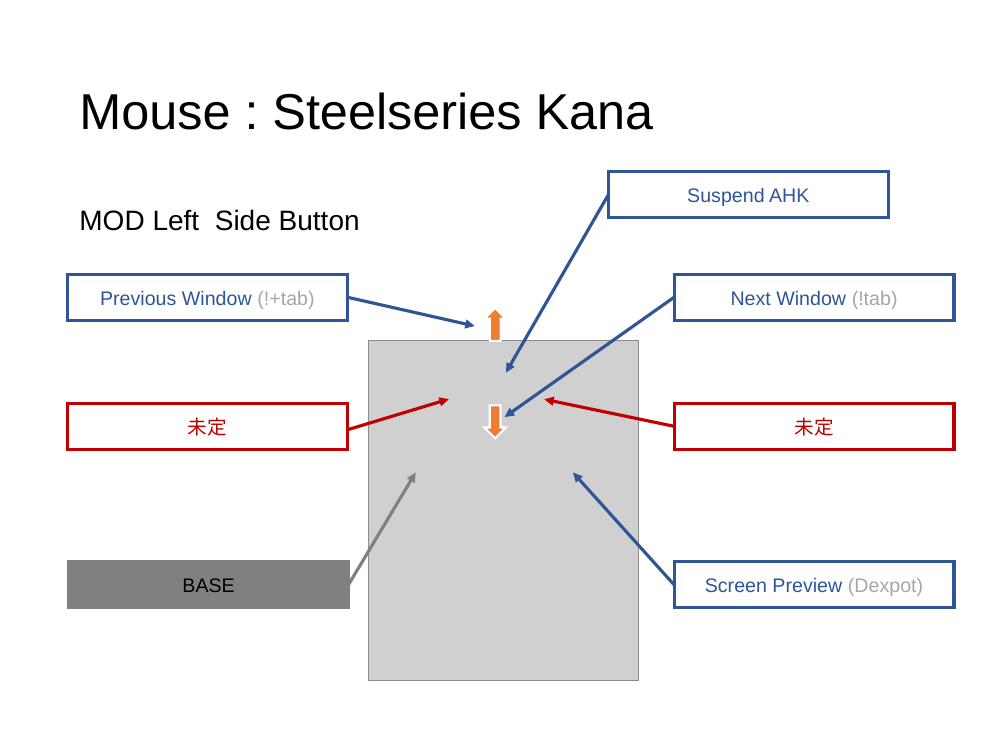
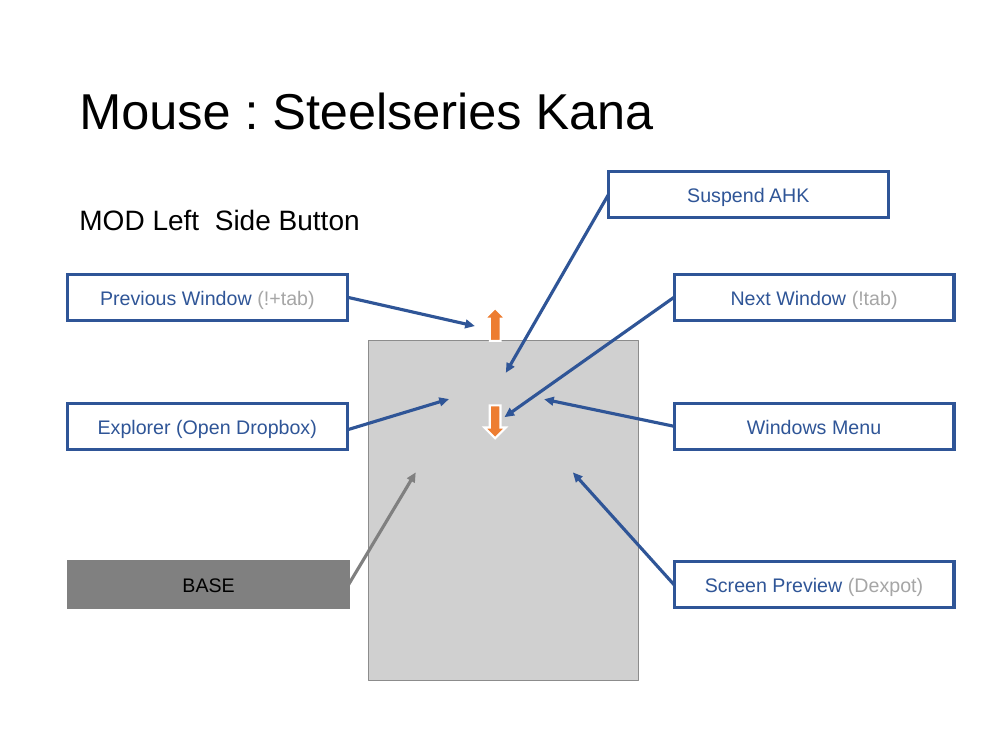
Before and after one commit to ittooo66/myAHK, a slide deck: slide 15 of MANUAL.pptx (slide 13 before the commit). Drawn at 1008x756 pixels with LibreOffice and Linux fonts; fonts in the diff are those of the drawing; grey boxes stand for pictures. Boxes give left, top, right and bottom in pixels: in the first picture for what was removed or moved away, otherwise in the second. Text is boxed around its words. In the diff, an @@ line names an element or a change of style, - is before the commit and + after.

```diff
--- a/MANUAL.pptx
+++ b/MANUAL.pptx
@@ rectangle "Explorer (Open Dropbox)" at bbox=[68, 403, 348, 449]: outline #C00000 2.25 pt to #2F5597 2.25 pt @@
@@ text in rectangle at bbox=[98, 419, 317, 438]: text changed; text colour #C00000 to #2F5597 @@
-未定
+Explorer (Open Dropbox)
@@ arrow (349, 429) - (449, 399): stroke #C00000 2.25 pt to #2F5597 2.25 pt @@
@@ arrow (674, 426) - (544, 399): stroke #C00000 2.25 pt to #2F5597 2.25 pt @@
@@ rectangle "Windows Menu" at bbox=[674, 403, 955, 449]: outline #C00000 2.25 pt to #2F5597 2.25 pt @@
@@ text in rectangle at bbox=[747, 419, 881, 434]: text changed; text colour #C00000 to #2F5597 @@
-未定
+Windows Menu
```
Also in this commit, not shown: 5 other slides changed, 2 slides added.
